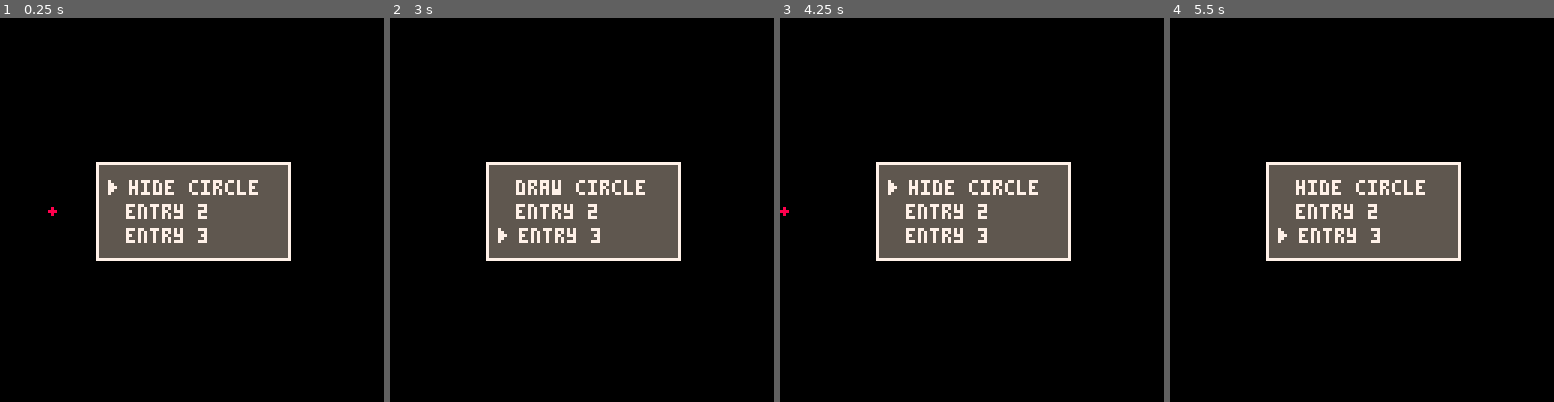
Above: before the commit, frames 1-4 (left to right).
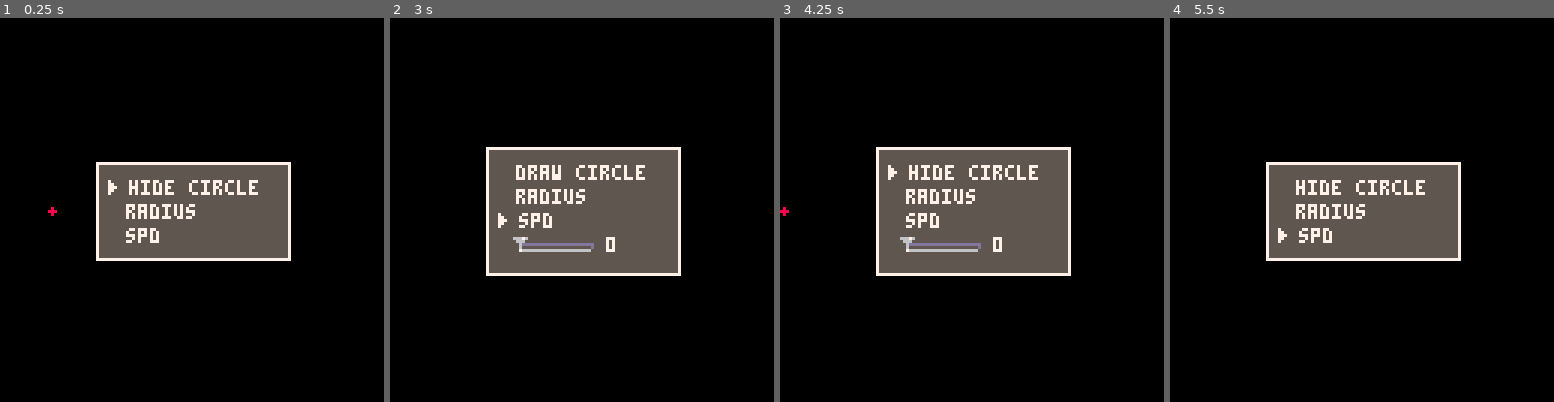
Above: after the commit, the same moments.

Repository: wesen/carts
Game: PICO-8 cartridge menusystem/menusystem.p8
Same seed, same stepped clock (60 frames per second), same inputs: the game is played once before the commit and once after it.
Inputs:
- Up to frame 1 (0.25 s): no input
- Up to frame 2 (3 s): tap X (X key) at 0.33, 1.07, 1.85, 2.97 s; hold Right 1.6-2.1 s; hold Up 2.15-2.42 s; hold Right from 2.47 s (still down)
- Up to frame 3 (4.25 s): release Right at 3.03 s; hold Left 3.08-3.58 s; hold Down 3.63-3.97 s; hold Right from 4.02 s (still down); tap X (X key) at 4.08 s
- Up to frame 4 (5.5 s): release Right at 4.68 s; hold Up 4.73-5.03 s; hold Left from 5.08 s (still down); tap X (X key) at 5.2 s

The runs differ from the first frame. In frame 1, 0.6% of the frame differs, in the area x 32-54%, y 48-59%; in frame 2, 7.5%, in the area x 25-76%, y 33-68%; in frame 3, 7.5%; in frame 4, 0.6%.

Commit message:
Menusystem step 5 - adding numerical sliders

Diff:
--- a/menusystem/menusystem.lua
+++ b/menusystem/menusystem.lua
@@ -69,6 +69,48 @@
 function cls_menuentry:update()
 end
 
+-- number entry
+cls_menu_numberentry=class(function(self,text,callback)
+  self.text=text
+  self.callback=callback
+  self.state=0 -- 0=close, 1=open
+end)
+
+function cls_menu_numberentry:size()
+  return self.state==0 and 8 or 18
+end
+
+function cls_menu_numberentry:activate()
+  if self.state==0 then
+    self.state=1
+  else
+    self.state=0
+  end
+end
+
+function cls_menu_numberentry:draw(x,y)
+  if self.state==0 then
+    print(self.text,x,y,7)
+  else
+    print(self.text,x,y,7)
+
+    local off=10
+    local w=24
+    local left=x
+    local right=x+w
+    line(left,y+off,right,y+off,13)
+    line(left,y+off,left,y+off+1)
+    line(right,y+off,right,y+off+1)
+    line(left+1,y+off+2,right-1,y+off+2,6)
+    local pct=0
+    print(0,right+5,y+off-2,7)
+    spr(1,left-2+pct*w,y+off-2)
+  end
+end
+
+function cls_menu_numberentry:update()
+end
+
 -- main code
 local radius=1
 local spd=2
@@ -86,8 +128,10 @@
    self.text="hide circle"
   end
  end)
-menu:add("entry 2")
-menu:add("entry 3")
+local e=cls_menu_numberentry.init("radius", function() end)
+add(menu.entries,e)
+local e=cls_menu_numberentry.init("spd", function() end)
+add(menu.entries,e)
 
 function _update()
   menu:update()
--- a/menusystem/menusystem.p8
+++ b/menusystem/menusystem.p8
@@ -208,6 +208,48 @@
 function cls_menuentry:update()
 end
 
+-- number entry
+cls_menu_numberentry=class(function(self,text,callback)
+  self.text=text
+  self.callback=callback
+  self.state=0 -- 0=close, 1=open
+end)
+
+function cls_menu_numberentry:size()
+  return self.state==0 and 8 or 18
+end
+
+function cls_menu_numberentry:activate()
+  if self.state==0 then
+    self.state=1
+  else
+    self.state=0
+  end
+end
+
+function cls_menu_numberentry:draw(x,y)
+  if self.state==0 then
+    print(self.text,x,y,7)
+  else
+    print(self.text,x,y,7)
+
+    local off=10
+    local w=24
+    local left=x
+    local right=x+w
+    line(left,y+off,right,y+off,13)
+    line(left,y+off,left,y+off+1)
+    line(right,y+off,right,y+off+1)
+    line(left+1,y+off+2,right-1,y+off+2,6)
+    local pct=0
+    print(0,right+5,y+off-2,7)
+    spr(1,left-2+pct*w,y+off-2)
+  end
+end
+
+function cls_menu_numberentry:update()
+end
+
 -- main code
 local radius=1
 local spd=2
@@ -225,8 +267,10 @@
    self.text="hide circle"
   end
  end)
-menu:add("entry 2")
-menu:add("entry 3")
+local e=cls_menu_numberentry.init("radius", function() end)
+add(menu.entries,e)
+local e=cls_menu_numberentry.init("spd", function() end)
+add(menu.entries,e)
 
 function _update()
   menu:update()
